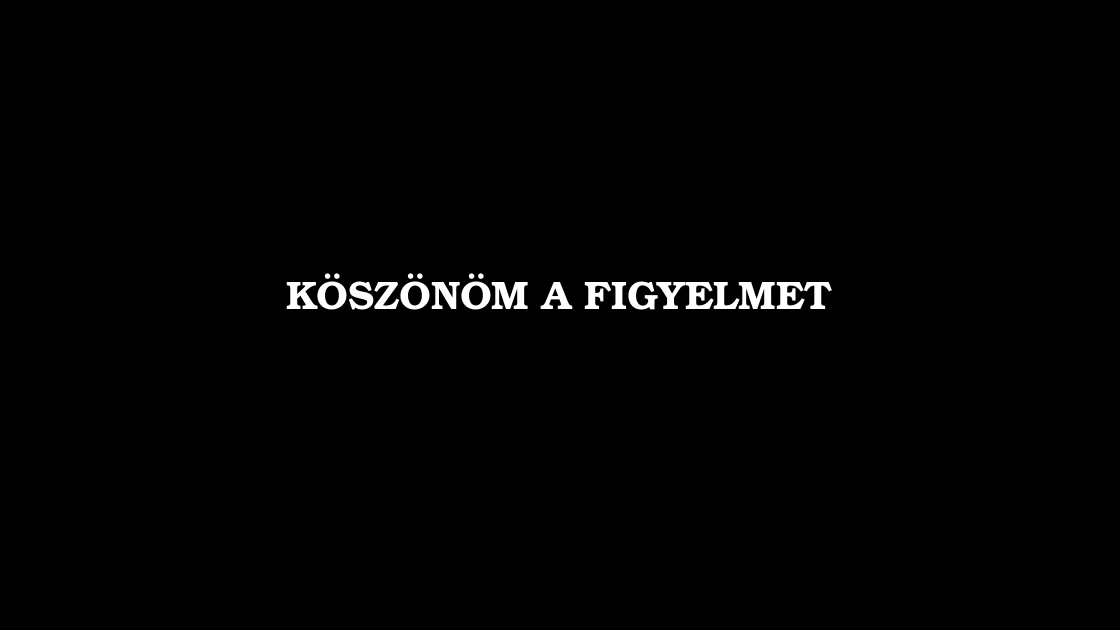
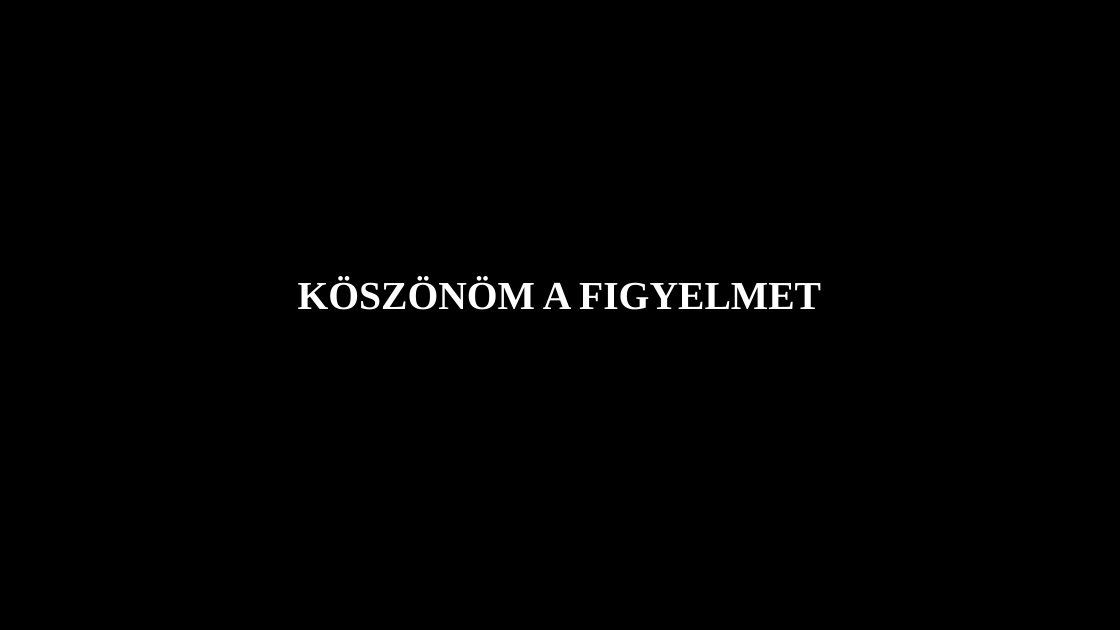
Before and after one commit to MszrsRicsi/Paprika, a slide deck: slide 11 of Processzorok.pptx (slide 12 before the commit). Drawn at 1120x630 pixels with LibreOffice and Linux fonts; fonts in the diff are those of the drawing; background and template pictures are left out. Boxes give left, top, right and bottom in pixels: in the first picture for what was removed or moved away, otherwise in the second. Text is boxed around its words. In the diff, an @@ line names an element or a change of style, - is before the commit and + after.

```diff
--- a/Processzorok.pptx
+++ b/Processzorok.pptx
@@ title "KÖSZÖNÖM A FIGYELMET" at bbox=[298, 278, 821, 310]: font TeX Gyre Bonum to Times New Roman @@
```
Also in this commit, not shown: 6 other slides changed, 5 slides added, 6 slides removed.
